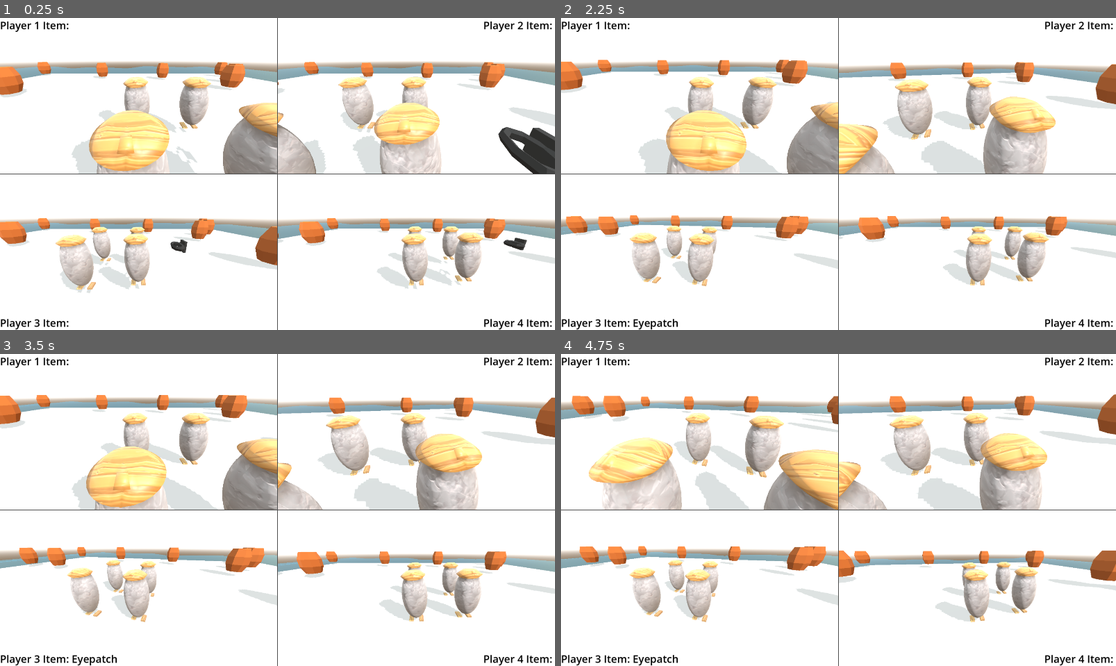
Above: before the commit, frames 1-4 (two rows, left to right).
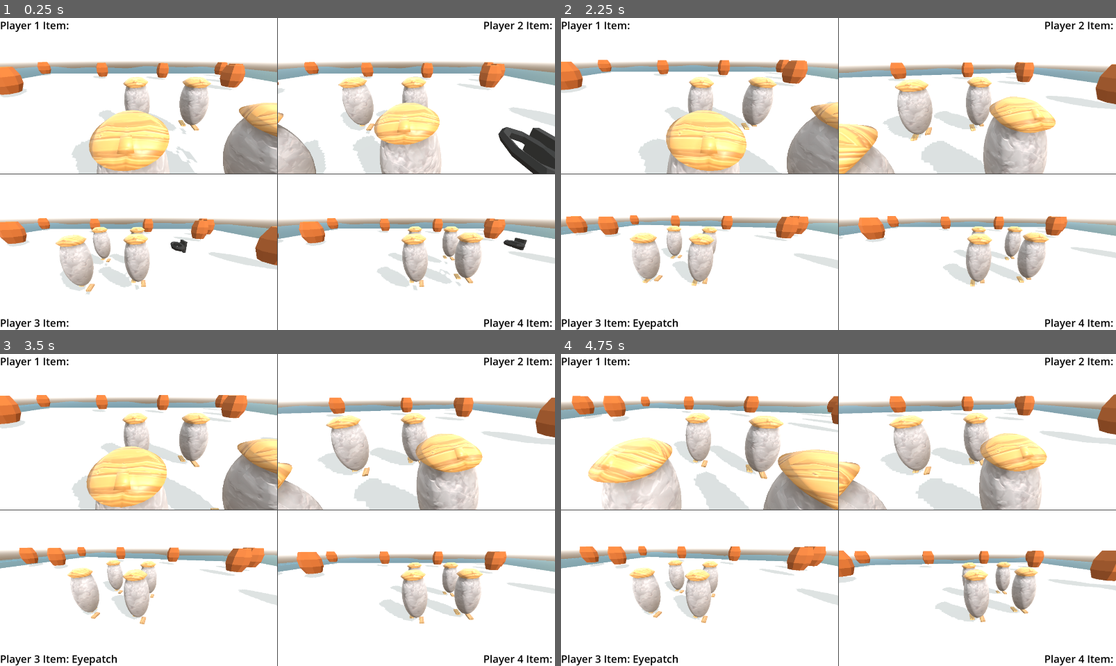
Above: after the commit, the same moments.

Repository: SofiaTilde/wrecked-DH2650-spel-project
Game: Godot game, scene res://node_3d.tscn
Same seed, same stepped clock (60 frames per second), same inputs: the game is played once before the commit and once after it.
Inputs (mouse positions are in pixels of both pictures, inside the frame that each line leads up to):
- Up to frame 1 (0.25 s): no input
- Up to frame 2 (2.25 s): move the mouse to (866, 174) at 0.52 s; move the mouse to (810, 174) at 1.27 s; move the mouse to (849, 167) at 2.02 s
- Up to frame 3 (3.5 s): move the mouse to (271, 516) at 2.77 s
- Up to frame 4 (4.75 s): move the mouse to (877, 513) at 3.52 s; move the mouse to (794, 506) at 4.27 s

The runs differ from the first frame. In frame 1, 0.2% of the frame differs, in the area x 13-87%, y 32-89%; in frame 2, 0.1%; in frame 3, 0.4%; in frame 4, 0.5%, in the area x 4-88%, y 19-87%.

Commit message:
UPDATE player controller with acc,decc

Diff:
--- a/wrecked/node_3d.tscn
+++ b/wrecked/node_3d.tscn
@@ -68,6 +68,7 @@
 [node name="Player" parent="GridContainer/SubViewportContainer/SubViewport" instance=ExtResource("1_a202f")]
 transform = Transform3D(1, 0, 0, 0, 1, 0, 0, 0, 1, 0, 2, 0)
 axis_lock_angular_y = true
+player_id = 1
 
 [node name="Label" type="Label" parent="GridContainer/SubViewportContainer/SubViewport"]
 offset_right = 199.0
--- a/wrecked/player_controller.gd
+++ b/wrecked/player_controller.gd
@@ -4,10 +4,13 @@
 const JUMP_VELOCITY = 9.5
 const PUSH_FORCE = 3.6
 const CAMERA_DEADZONE := 0.1
+const ACCELERATION =3.5
+const DEACCELERATION =4.5
 var joystick_sensitivity :=0.05
 var mouse_sensitivity :=0.001
 var twist_input := 0.0
 var pitch_input := 0.0
+
 @onready var model = $PlaceholderCharacter
 
 @onready var twist_pivot = $TwistPivot
@@ -46,17 +49,22 @@
 	pitch_pivot.rotation.x = clamp(pitch_pivot.rotation.x, -0.5, deg_to_rad(30)) #så kameran ej kan flippas upp och ned
 	twist_input = 0.0
 	pitch_input = 0.0
+	var player_velocity = velocity
+	var jump_state = player_jump(player_velocity,delta)
+
+
 
 	# Gravity
-
-	if not is_on_floor():
-		velocity += get_gravity() * delta *2.0
+	#if not is_on_floor():
+	#	velocity += get_gravity() * delta *2.0
 
 	# Jump
 	# now use Input Map
-	if Input.is_action_just_pressed("jump_%s" % [player_id]) and is_on_floor():
-		velocity.y = JUMP_VELOCITY
-		update_item_label("Bottle of Rum") #temporary for now
+	#if Input.is_action_just_pressed("jump_%s" % [player_id]) and is_on_floor():
+	#	velocity.y = JUMP_VELOCITY
+
+
+
 
 	#movement/running
 	#New: now use Input Map and Deadzone is set in Input Map
@@ -67,22 +75,34 @@
 	# rörelse relativt till kamera
 	var forward := cam_basis.z #3d vec i cams dir
 	var right := cam_basis.x
+	#var velocity_x = Input.get_action_strength("move_left_%s" % [player_id])-Input.get_action_strength("move_right_%s" % [player_id])
 	var direction := (right * input_dir.x + forward * input_dir.y).normalized() #dir man rör sig i i cam coords
 
 	#För att rotera karaktären längs riktningen hen går i
 	var target_rotation = atan2(direction.x, direction.z) #i radian, rotation angle
+	#horizontal_velocity = horizontal_velocity.lerp(direction * max_speed, acceleration * delta)
 
-	if direction:
+#acceleration case
+	if direction != Vector3.ZERO:
 		ap.play("Running")
-		velocity.x = direction.x * SPEED #L/R
-		velocity.z = direction.z * SPEED #forw/backw
+		player_velocity = player_velocity.lerp(direction*SPEED, ACCELERATION*delta)
+		#player_velocity = player_velocity.lerp(input_dir*SPEED, ACCELERATION*delta)
+		#velocity.x = direction.x * SPEED #L/R
+		#velocity.z = direction.z * SPEED #forw/backw
 		model.rotation.y = lerp_angle(model.rotation.y, target_rotation, delta * 10.0)
 
+#deacceleration case
 	else:
-		ap.play("Idle")
+		ap.play("Running")
+		player_velocity = player_velocity.lerp(Vector3.ZERO, DEACCELERATION*delta)
 		velocity.x = move_toward(velocity.x, 0, SPEED)
 		velocity.z = move_toward(velocity.z, 0, SPEED)
 
+
+	velocity.x = player_velocity.x
+	velocity.z = player_velocity.z
+	# Jumping
+	velocity.y = jump_state
 
 	# Reset capture when closing
 	if Input.is_action_just_pressed("ui_cancel"):
@@ -95,6 +115,22 @@
 	#use item
 	if Input.is_action_just_pressed("use_item_%s" % [player_id]):
 		update_item_label(" ")
+
+
+func player_jump(velocity,delta) ->float:
+		# Gravity
+	if not is_on_floor():
+		velocity += get_gravity() * delta *2.0
+
+	# Jump
+	# now use Input Map
+	if Input.is_action_just_pressed("jump_%s" % [player_id]) and is_on_floor():
+		velocity.y = JUMP_VELOCITY
+
+	return velocity.y
+
+
+
 
 
 
Not shown, added: wrecked/player.tscn4566400533.tmp
Not shown, added: wrecked/player.tscn4573748845.tmp
Not shown, added: wrecked/player.tscn4659072123.tmp
Not shown, added: wrecked/player.tscn4690061066.tmp
Not shown, added: wrecked/player.tscn4729232642.tmp
Not shown, added: wrecked/player.tscn4737155278.tmp
Not shown, added: wrecked/player.tscn4742296823.tmp
Not shown, added: wrecked/player.tscn4783067636.tmp
Not shown, added: wrecked/player.tscn4792046390.tmp
Not shown, added: wrecked/player.tscn4799130973.tmp
Not shown, added: wrecked/player.tscn4804445312.tmp
Not shown, added: wrecked/player.tscn4820108714.tmp
